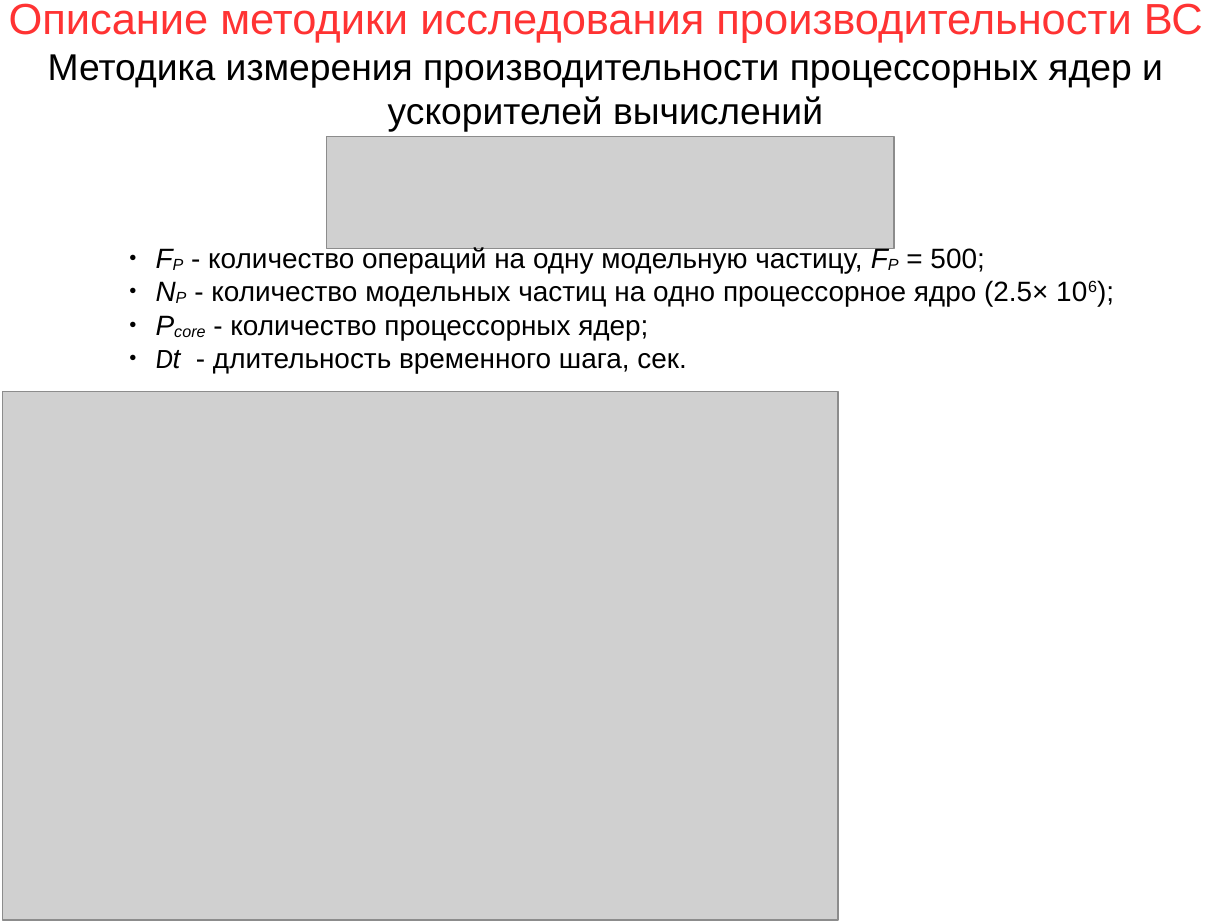
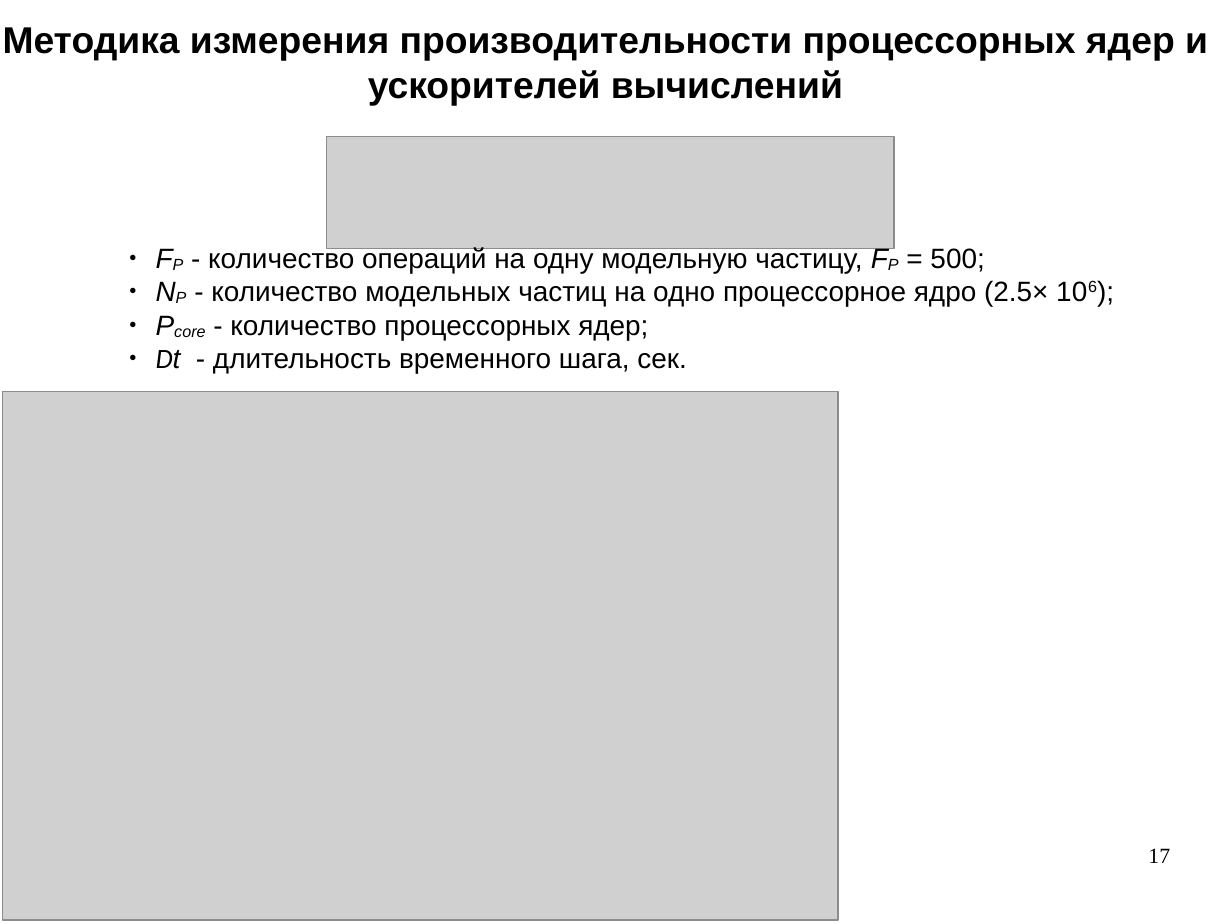
Before and after one commit to snytav/Russian-Phd-LaTeX-Dissertation-Template, a slide deck: slide 17 of Presentation/presentation_SnytnikovAV.odp (slide 18 before the commit). Drawn at 1232x924 pixels with LibreOffice and Linux fonts; fonts in the diff are those of the drawing; grey boxes stand for pictures. Boxes give left, top, right and bottom in pixels: in the first picture for what was removed or moved away, otherwise in the second. Text is boxed around its words. In the diff, an @@ line names an element or a change of style, - is before the commit and + after.

```diff
--- a/Presentation/presentation_SnytnikovAV.odp
+++ b/Presentation/presentation_SnytnikovAV.odp
@@ title at (x1=3, y1=27, x2=1208, y2=106): text changed; bold on @@
-Описание методики исследования производительности ВС
-Методика измерения производительности процессорных ядер и ускорителей вычислений
+Методика измерения производительности процессорных ядер и ускорителей вычислений
@@ page number added at (x1=1148, y1=848, x2=1170, y2=863), 14 pt, text #000000 @@
+17
```
Also in this commit, not shown: 27 other slides changed, 6 slides added, 24 slides removed, 4 other files.
